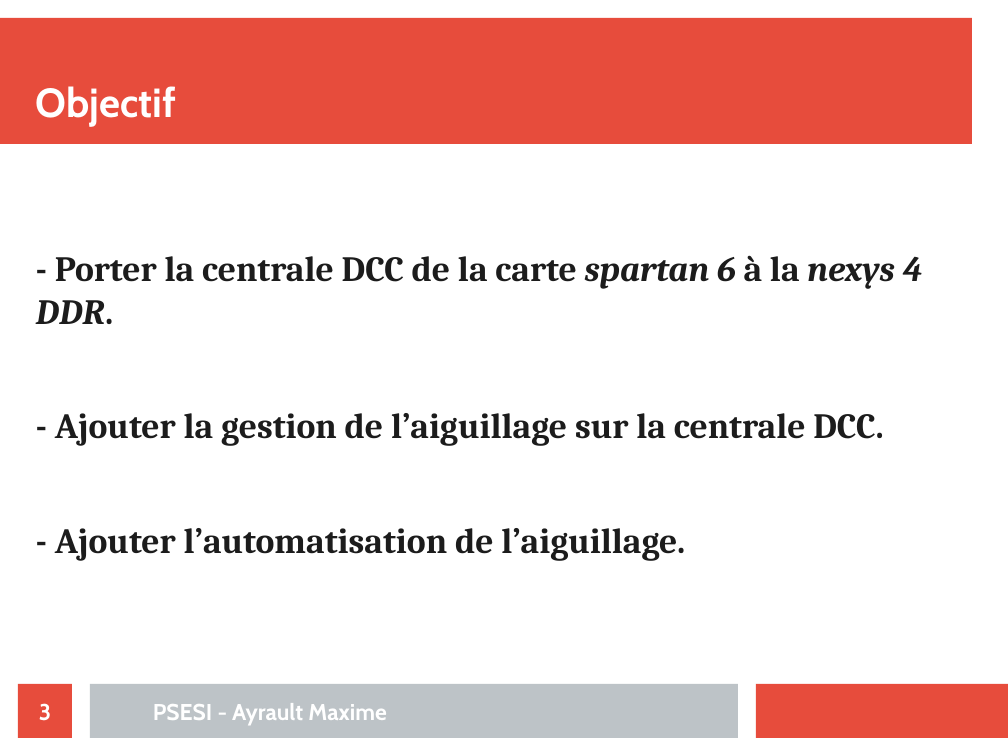
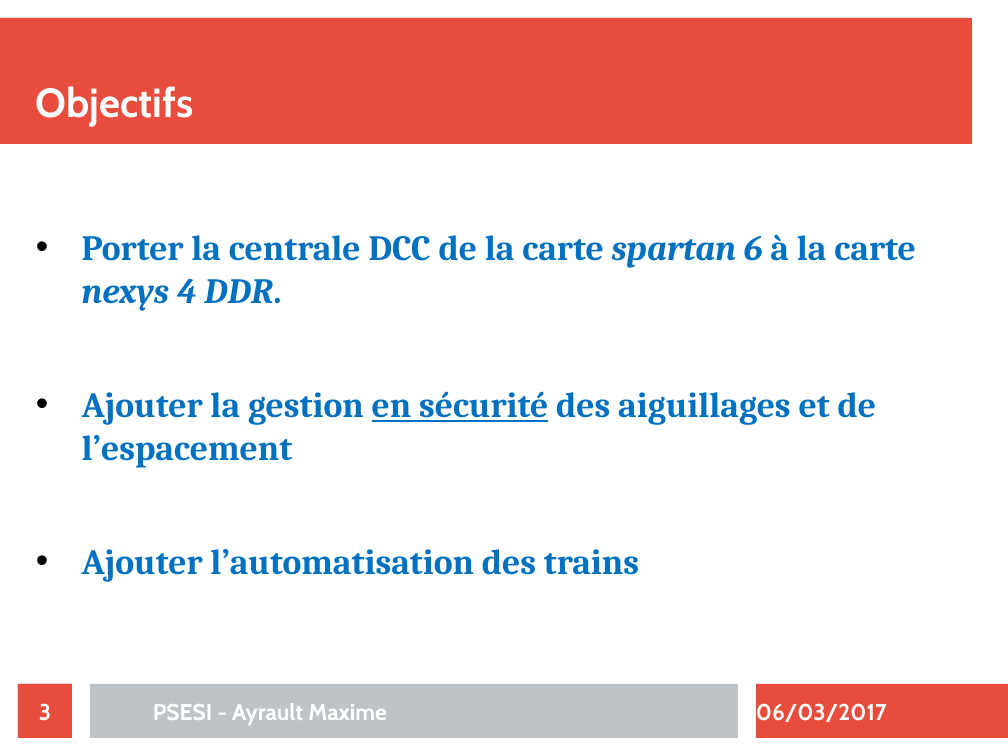
Before and after one commit to maximouth/CBI, a slide deck: slide 3 of Presentation/presentation.odp. Drawn at 1008x756 pixels with LibreOffice and Linux fonts; fonts in the diff are those of the drawing. Boxes give left, top, right and bottom in pixels: in the first picture for what was removed or moved away, otherwise in the second. Text is boxed around its words. In the diff, an @@ line names an element or a change of style, - is before the commit and + after.

```diff
--- a/Presentation/presentation.odp
+++ b/Presentation/presentation.odp
@@ rectangle removed at <box>0,18,972,145</box> @@
@@ freeform shape added at <box>0,18,972,145</box>, fill #E74C3C @@
@@ title at <box>36,86,193,127</box>: text changed @@
-Objectif
+Objectifs
@@ text at <box>82,234,915,582</box>: text changed; text colour #1C1C1C to #0070C0 @@
-- Porter la centrale DCC de la carte spartan 6 à la nexys 4 DDR.
-- Ajouter la gestion de l’aiguillage sur la centrale DCC.
-- Ajouter l’automatisation de l’aiguillage.
+• Porter la centrale DCC de la carte spartan 6 à la carte nexys 4 DDR.
+• Ajouter la gestion en sécurité des aiguillages et de l’espacement
+• Ajouter l’automatisation des trains
@@ rectangle removed at <box>756,684,1008,738</box> @@
@@ freeform shape added at <box>756,684,1008,738</box>, fill #E74C3C @@
@@ text added at <box>756,703,887,722</box>, 18 pt, text #FFFFFF, bold @@
+06/03/2017
```
Also in this commit, not shown: 15 other slides changed, 4 slides added, 4 slides removed.
